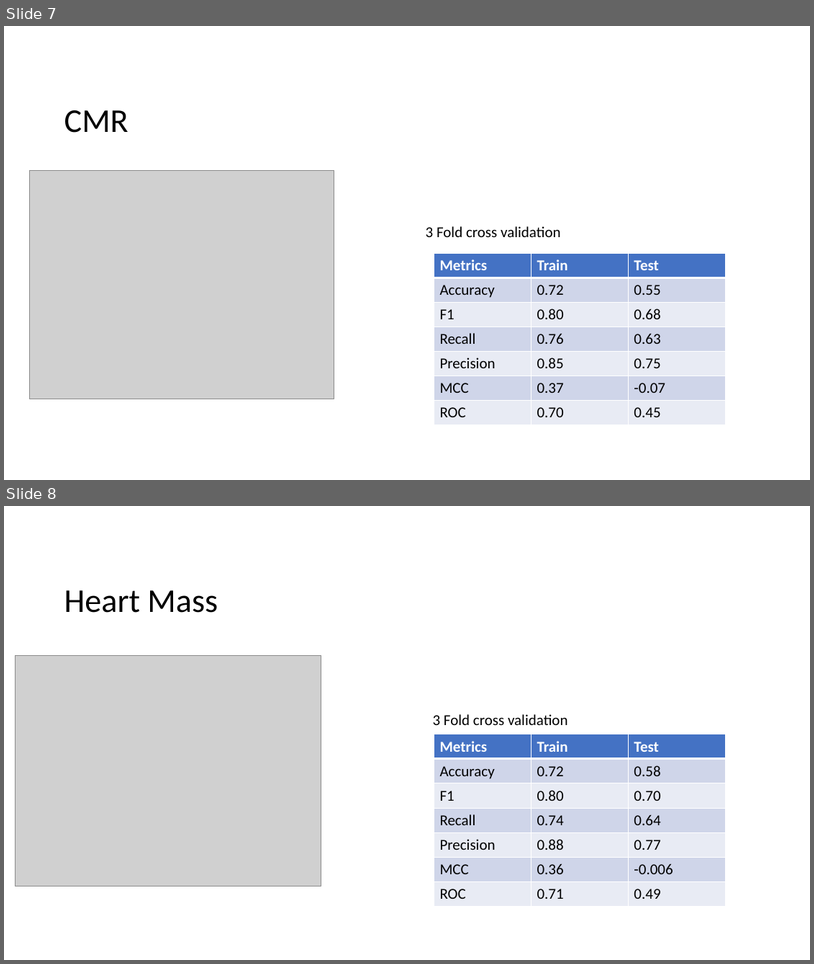
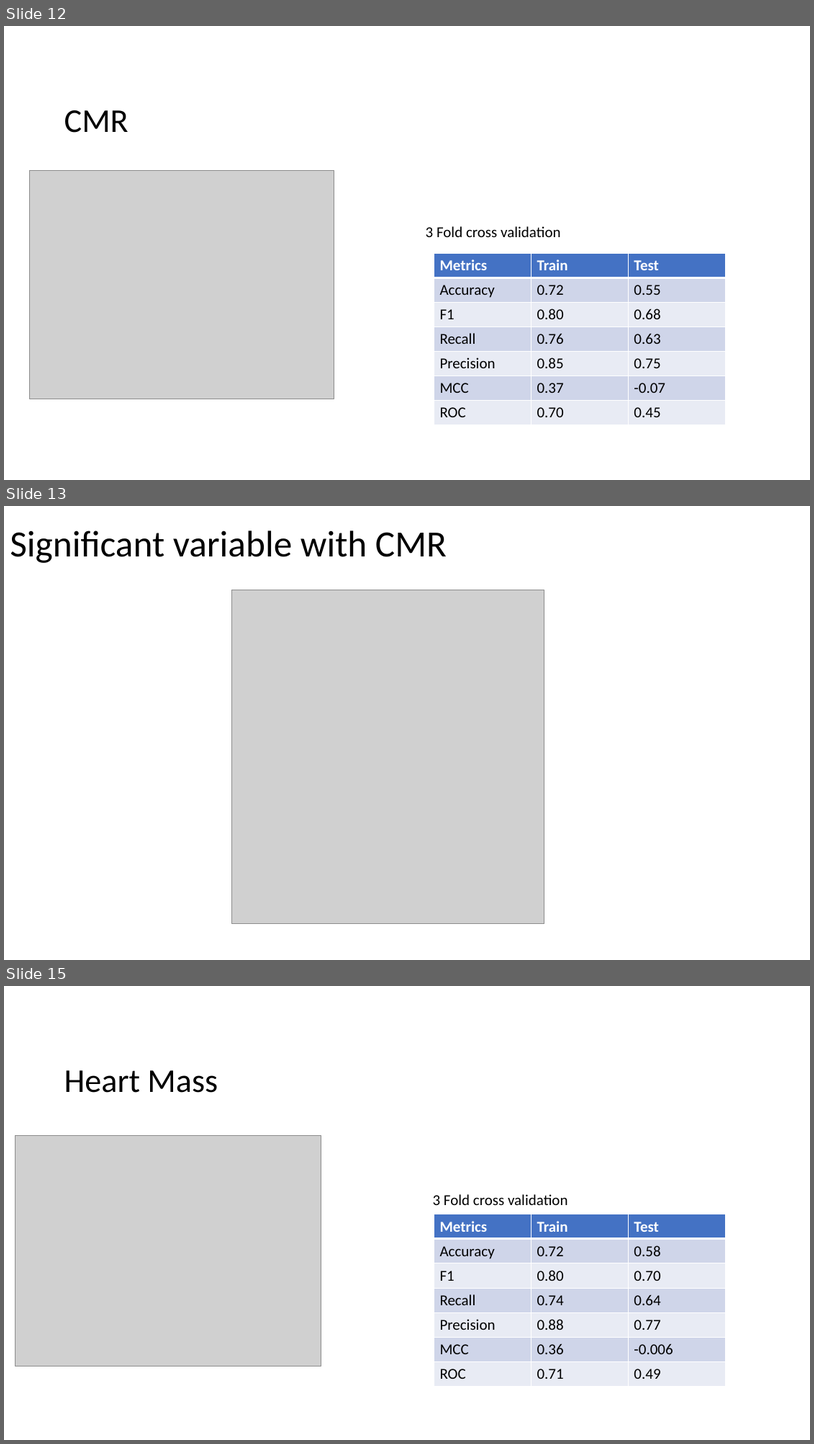
Before and after one commit to Crispae/CPR_data, a slide deck: NewCPRdata.pptx. Shown one above the other, each under a label of ours: slides 7 and 8 before the commit, slides 12, 13 and 15 after it; the slides between them are not shown. The pictures are 814x964 and 814x1444 pixels, drawn with LibreOffice and Linux fonts; fonts in the diff are those of the drawing; grey boxes stand for pictures. Boxes give left, top, right and bottom in pixels: in the first picture for what was removed or moved away, otherwise in the second. Text is boxed around its words. In the diff, an @@ line names an element or a change of style, - is before the commit and + after.

```diff
--- a/NewCPRdata.pptx
+++ b/NewCPRdata.pptx
@@ slide 13 added at bbox=[4, 506, 810, 960], background #FFFFFF @@
@@ title added at bbox=[10, 530, 447, 563], 44 pt, text #000000 @@
+Significant variable with CMR
@@ picture added at bbox=[232, 590, 545, 923] @@
@@ what was slide 7 is now slide 12 @@
@@ what was slide 8 is now slide 15 @@
```
Also in this commit, not shown: 1 slide changed, 10 other slides added.
